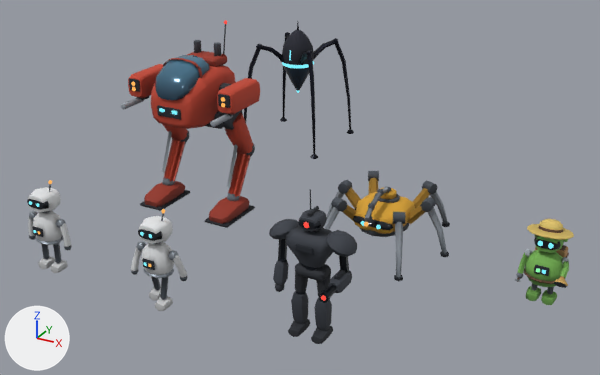
A saved change to the Blender file assets/blender/kit/robots.blend.
Rendered twice from a 50 mm lens placed at (8.93, -7.6, 6.12), pointed at (3.03, 3.12, 0.76). The axes (+X, +Y, +Z) are drawn at lower left. The lights are the same throughout. The older version comes first.

Objects in the first picture: 'gardener-bot', 'machine-walker', 'mech', 'robot', 'robot-walk', 'sentinel', 'spider-bot'.
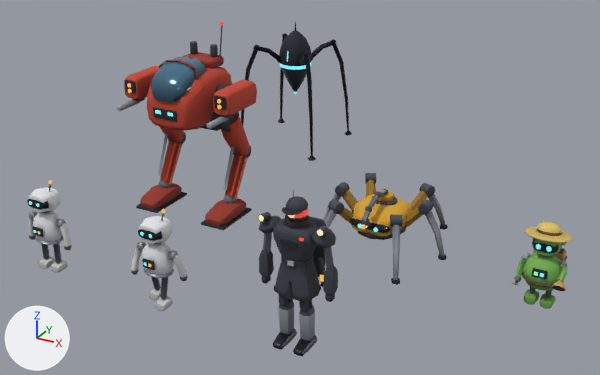
Pixel boxes [x1, y1, x2, y2] of what changed, in the pictures (600 x 375 px; the box of a moved part takes in the faces that stretch with it):
'mech', moved: before [121, 20, 260, 228]; after [117, 21, 257, 230]
'sentinel', reshaped, moved (9% narrower, 8% taller): before [269, 189, 357, 344]; after [258, 188, 338, 356]
'spider-bot', moved: before [323, 171, 450, 281]; after [324, 173, 448, 285]
'machine-walker', moved: before [244, 23, 354, 159]; after [241, 21, 352, 161]
'gardener-bot', moved: before [514, 219, 574, 305]; after [512, 222, 572, 309]
part 1 of me_sentinel, moved or reshaped: before [296, 297, 302, 304]; after [282, 305, 288, 310]
part 2 of me_sentinel, deleted: before [269, 189, 357, 344]
part 3 of me_sentinel, added: after [258, 188, 338, 356]

The change in detail:
me_sentinel is used by ob_sentinel; location (4.61, 0.57, 0.0).
me_sentinel had 4476 vertices, 1492 faces and spanned x -0.59..0.59, y -0.57..0.27, z 0.0..1.92.
me_sentinel now has 4494 vertices, 1498 faces and spans x -0.54..0.54, y -0.27..0.47, z 0.0..2.11.
me_sentinel part 1: the loose piece of 3 vertices spanning x -0.17..-0.09, y -0.13..-0.09, z 0.46..0.56 is moved by (0.01, 0.01, 0.04), in mat_kit___base.
me_sentinel part 2: 1471 loose pieces with 4413 vertices, spanning x -0.59..0.59, y -0.57..0.27, z 0.0..1.92, are deleted.
me_sentinel part 3: 4431 vertices added at x -0.54..0.54, y -0.27..0.47, z 0.0..2.11.
Other edits to the shape of me_sentinel do not show in these pictures.
Object 'sentinel' (ob_sentinel) moves from (4.61, 0.57, 0.0) to (4.56, 0.27, 0.0).
Object 'mech' (ob_mech) moves from (1.05, 3.12, 0.0) to (1.05, 3.02, 0.0).
Object 'spider-bot' (ob_spider_bot) moves from (4.39, 3.4, 0.0) to (4.39, 3.3, 0.0).
Object 'gardener-bot' (ob_gardener_bot) moves from (7.03, 2.86, 0.0) to (7.03, 2.75, 0.0).
Object 'machine-walker' (ob_machine_walker) moves from (0.91, 6.89, 0.0) to (0.91, 6.79, 0.0).
